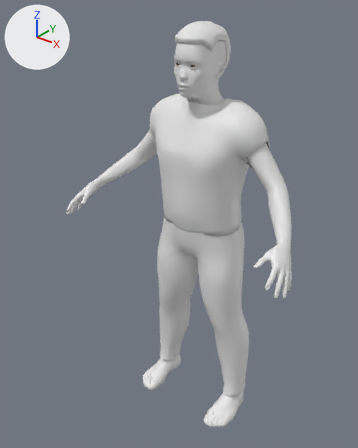
Before and after pictures for a commit that changed the glTF model corpos/corpo-adolescente-m-gordo.glb.
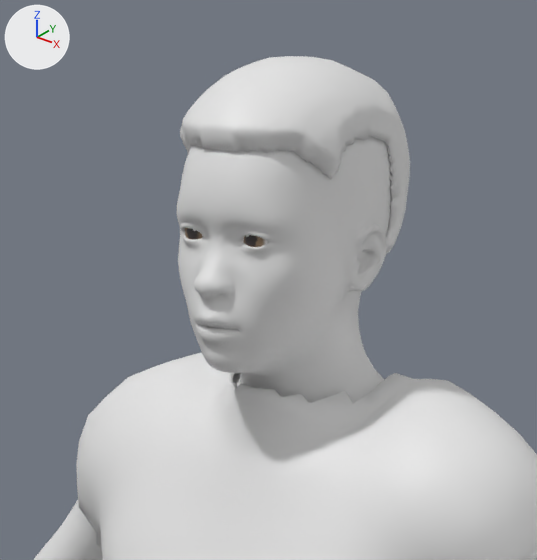
Old and new are each drawn whole from a 50 mm camera at (1.184, -1.543, 1.046) aimed at (-0.06, 0.011, 0.082) and again close up on the part from 37% to 73% of the width and 2% to 32% of the height. The lights are fixed; the arrows at upper left show +X, +Y and +Z. The last two pictures show the newer version. Vertices at exactly the same position are counted once.

Objects in the first close-up: 'cabelo', 'camiseta', 'pele' and 1 more.
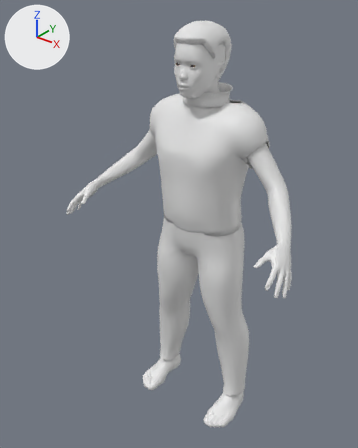
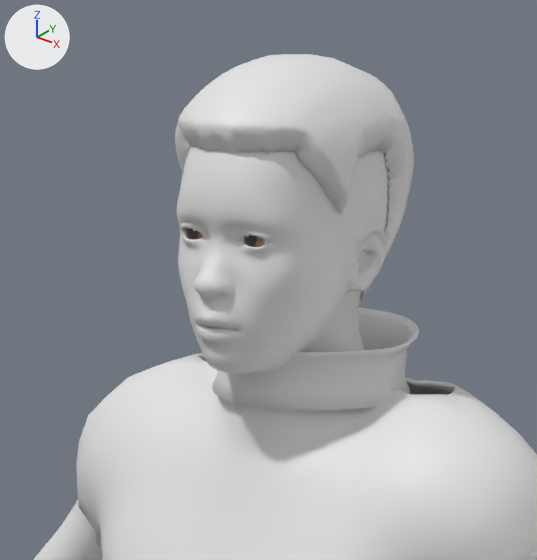
Location of each change, (x1, y1, x2, y2) in pixels of the close-ups (537 x 560 px; the box of a moved part takes in the faces that stretch with it):
'cabelo', reshaped (27% taller): before (180, 56, 410, 254); after (175, 54, 414, 305)
'gola', added: after (212, 307, 419, 411)
part 2 of me_camiseta_008, moved or reshaped: (157, 353, 479, 416) in both

The change, as a diff of the scene's bpy script:
```diff
--- a/corpos/corpo-adolescente-m-gordo.glb.py
+++ b/corpos/corpo-adolescente-m-gordo.glb.py
@@ me_cabelo_008 @@
 # used by ob_cabelo; location = (0.0, 0.0, 0.0)
-me_cabelo_008.from_pydata(...)  # 2252 vertices, 4500 faces; spans x -0.086..0.086, y -0.039..0.203, z 0.728..0.92
+me_cabelo_008.from_pydata(...)  # 2252 vertices, 4500 faces; spans x -0.095..0.095, y -0.043..0.206, z 0.667..0.921
+# me_cabelo_008 part 1: 5 vertices moved within x -0.029..0.029, y -0.008..0.197, z 0.78..0.89; 2160 vertices removed from x -0.086..0.086, y -0.039..0.203, z 0.728..0.92; 2160 vertices added at x -0.095..0.095, y -0.043..0.206, z 0.667..0.921
@@ me_camiseta_008 @@
 # used by ob_camiseta; location = (0.0, 0.0, 0.0)
-me_camiseta_008.from_pydata(...)  # 2010 vertices, 4028 faces; spans x -0.285..0.285, y -0.052..0.256, z 0.086..0.633
+me_camiseta_008.from_pydata(...)  # 2030 vertices, 4056 faces; spans x -0.285..0.285, y -0.052..0.256, z 0.086..0.626
+# me_camiseta_008 part 2: 7 vertices moved from x -0.128..0.128, y 0.022..0.155, z 0.628..0.632 to x -0.125..0.125, y 0.021..0.161, z 0.623..0.626; 51 vertices removed from x -0.152..0.152, y 0.026..0.164, z 0.622..0.633; 71 vertices added at x -0.154..0.154, y 0.025..0.172, z 0.622..0.626
@@ me_gola_008 @@
+me_gola_008.from_pydata(...)  # 480 vertices, 960 faces; spans x -0.109..0.109, y 0.008..0.203, z 0.612..0.679
@@ ob_gola @@
+ob_gola = bpy.data.objects.new('gola', me_gola_008)
+ob_gola.location = (0.0, 0.0, 0.0)
```
